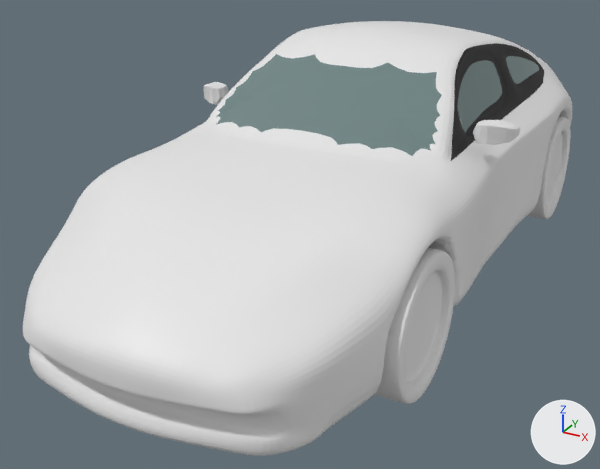
What one commit did to the Blender file Assets/_Game/Art/3D/Blend/car.blend.
Both versions are drawn from a camera (50 mm lens) standing at (1.97, -4.36, 2.07) and looking at (-0.23, -0.35, 0.07). Every picture has the same lights, and +X, +Y and +Z are marked at lower right.

Names of what the first picture shows: 'Car', 'Mirror', 'Wheel_LF', 'Wheel_LR'.
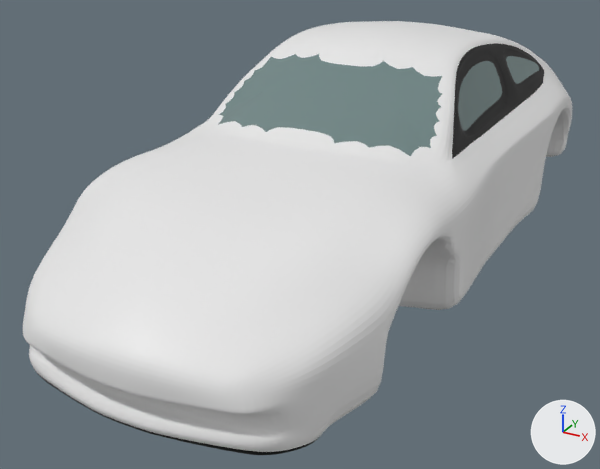
Pixel boxes [x1, y1, x2, y2] of what changed, in the pictures (600 x 469 px; the box of a moved part takes in the faces that stretch with it):
'Car', reshaped
    before: [23, 21, 573, 456]
    after: [23, 21, 573, 455]
'Wheel_LF', hidden
    before: [374, 247, 455, 404]
'Wheel_LR', hidden
    before: [527, 117, 571, 219]
'Mirror', hidden
    before: [203, 82, 520, 145]
part 1 of me_cube, moved or reshaped
    before: [30, 22, 521, 456]
    after: [30, 22, 520, 455]
part 2 of me_cube, recoloured
    after: [72, 398, 192, 444]

Edits to the bpy script that builds the scene:
```text
Change me_cube:
    used by ob_car; location = (0.0, 0.0, 0.0)
    remove me_cube.from_pydata(...)  # 682 vertices, 637 faces; spans x 0.0..0.92, y -2.32..2.34, z -0.02..1.23
    add me_cube.from_pydata(...)  # 645 vertices, 602 faces; spans x 0.0..0.92, y -2.32..2.34, z -0.02..1.23
    me_cube part 1
    110 vertices are removed from x 0.0..0.9, y -2.27..1.96, z -0.02..1.23
    221 faces are deleted
    8 vertices in x 0.12..0.13, y -2.32..-2.02, z 0.05..0.54 move by (0.01, 0.0, 0.0)
    6 vertices in x 0.0..0.88, y 0.13, z 0.0 move by (0.0, -0.18, 0.0)
    5 vertices in x 0.42..0.87, y -0.18..-0.17, z 0.0..0.38 move by (0.0, 0.05, 0.0)
    5 vertices in x 0.16, y -1.5..-1.06, z 0.72..0.78 move by (-0.02, 0.0, 0.0)
    5 vertices in x 0.71..0.87, y -0.19..-0.18, z 0.16..0.77 move by (0.0, 0.06, 0.0)
    4 vertices in x 0.15..0.73, y -1.7..1.11, z 0.67..0.84 move by (-0.01, 0.0, 0.0)
    44 vertices move from x 0.0..0.88, y -2.27..0.64, z -0.02..1.22 to x 0.0..0.88, y -2.26..0.64, z -0.02..1.2
    65 vertices are added at x 0.0..0.9, y -2.25..2.32, z -0.02..1.23
    8 new vertices lie (0.13, 0.0, 0.0) away from vertices in x 0.0, y -1.96..1.96, z -0.01..1.14
    148 new faces join them, mat_base (its picture is missing)
    33 new faces join them, mat_base2 (black #000000)
    5 new faces join them, mat_glass (cyan #6f8585)
    me_cube part 2: 2 faces spanning x 0.13..0.29, y -2.26..-2.22, z -0.02..0.02 switch from mat_base (its picture is missing) to mat_base2 (black #000000)
Change ob_mirror:
    add ob_mirror.hide_set(True)
Change ob_wheel_lr:
    add ob_wheel_lr.hide_set(True)
Change ob_wheel_lf:
    add ob_wheel_lf.hide_set(True)
```
